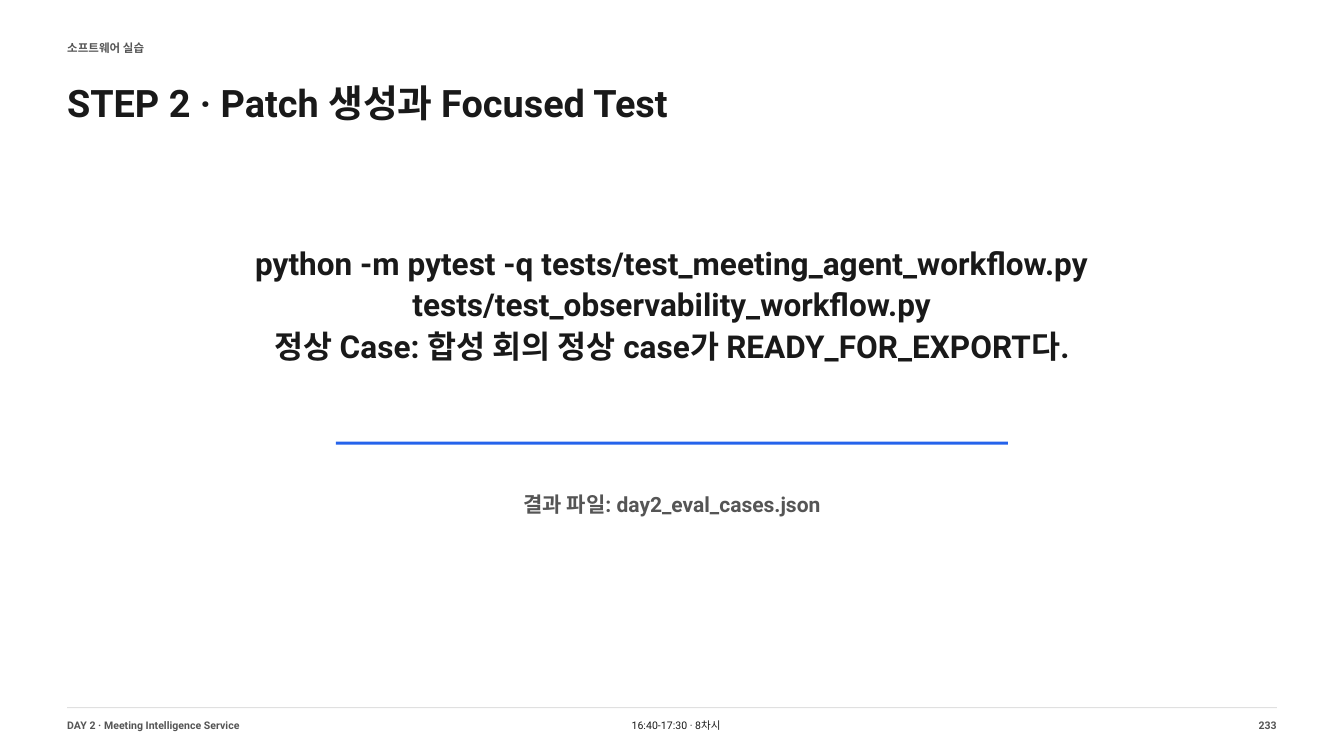
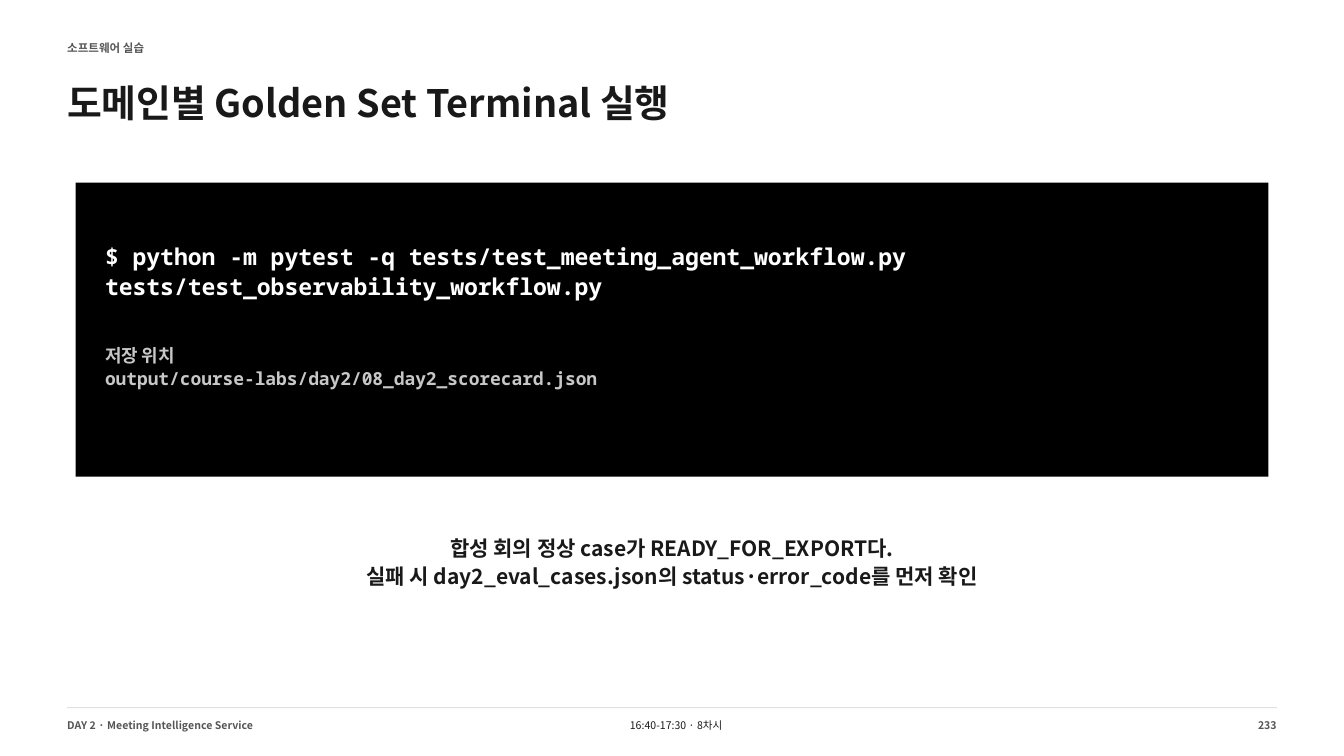
Before and after one commit to smilesjcha/llm-agent-and-workflow-automation, a slide deck: slide 233 of slides/IPA_LLM_Agent_업무자동화_Day2_DRAFT_240p.pptx. Drawn at 1344x756 pixels with LibreOffice and Linux fonts; fonts in the diff are those of the drawing. Boxes give left, top, right and bottom in pixels: in the first picture for what was removed or moved away, otherwise in the second. Text is boxed around its words. In the diff, an @@ line names an element or a change of style, - is before the commit and + after.

```diff
--- a/slides/IPA_LLM_Agent_업무자동화_Day2_DRAFT_240p.pptx
+++ b/slides/IPA_LLM_Agent_업무자동화_Day2_DRAFT_240p.pptx
@@ text at <box>67,85,670,121</box>: text changed; font Roboto to Noto Sans CJK KR @@
-STEP 2 · Patch 생성과 Focused Test
+도메인별 Golden Set Terminal 실행
@@ rectangle added at <box>76,182,1268,477</box>, fill #000000 @@
@@ text at <box>105,247,906,301</box>: text changed; size 22.5 to 16.5 pt; font Roboto to Noto Sans Mono; text colour #191919 to #FFFFFF @@
-python -m pytest -q tests/test_meeting_agent_workflow.py tests/test_observability_workflow.py
-정상 Case: 합성 회의 정상 case가 READY_FOR_EXPORT다.
+$ python -m pytest -q tests/test_meeting_agent_workflow.py tests/test_observability_workflow.py
@@ text at <box>105,347,597,390</box>: text changed; size 15 to 12.8 pt; font Roboto to Noto Sans Mono; text colour #555555 to #C7C7C7 @@
-결과 파일: day2_eval_cases.json
+저장 위치
+output/course-labs/day2/08_day2_scorecard.json
@@ line removed from (336, 444) to (1008, 444) @@
@@ text added at <box>366,538,978,589</box>, 15 pt, text #191919, bold @@
+합성 회의 정상 case가 READY_FOR_EXPORT다.
+실패 시 day2_eval_cases.json의 status·error_code를 먼저 확인
@@ text "DAY 2 · Meeting Intelligence ..." at <box>67,720,253,732</box>: font Roboto to Noto Sans CJK KR @@
@@ text "16:40-17:30 · 8차시" at <box>630,720,722,730</box>: font Roboto to Noto Sans CJK KR @@
```
Also in this commit, not shown: 213 other slides changed, 26 slides added, 26 slides removed, 13 other files.
